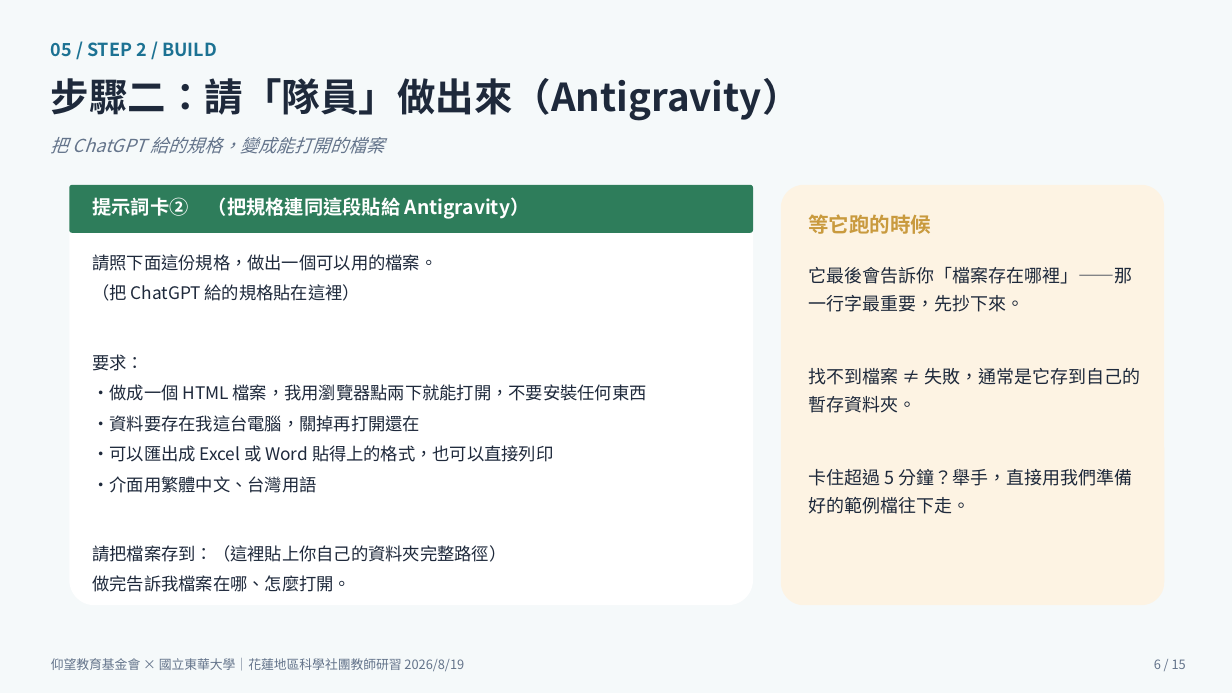
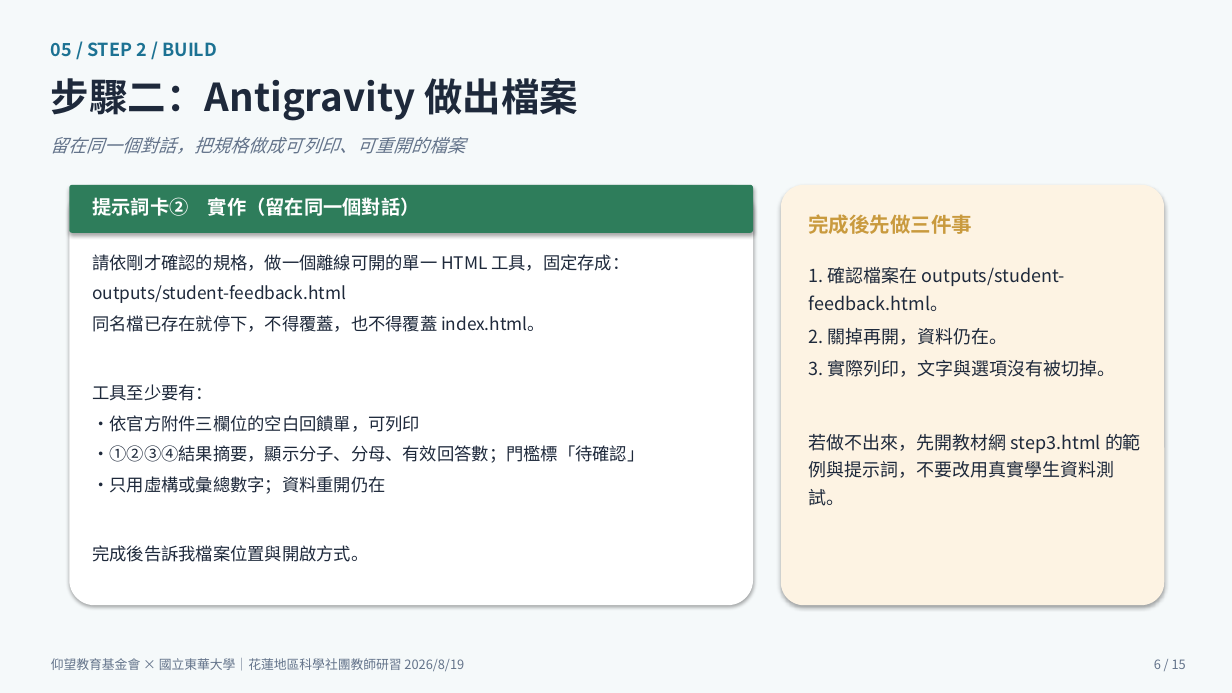
Before and after one commit to cwstedctw/sci-club-toolkit, a slide deck: slide 6 of part2-豐兆/20260819研習主講簡報_回饋單出席核銷_游豐兆.pptx. Drawn at 1232x693 pixels with LibreOffice and Linux fonts; fonts in the diff are those of the drawing. Boxes give left, top, right and bottom in pixels: in the first picture for what was removed or moved away, otherwise in the second. Text is boxed around its words. In the diff, an @@ line names an element or a change of style, - is before the commit and + after.

Commit message:
全教材自學化：補關 3–5、來源與規格範本，並對齊 8/13 定案流程
立霧 8/13 本機修正：16 份 HTML、GitHub 交接鏈、豐兆簡報與安裝講義。未部署。

```diff
--- a/part2-豐兆/20260819研習主講簡報_回饋單出席核銷_游豐兆.pptx
+++ b/part2-豐兆/20260819研習主講簡報_回饋單出席核銷_游豐兆.pptx
@@ text at (51, 78, 578, 121): text changed @@
-步驟二：請「隊員」做出來（Antigravity）
+步驟二：Antigravity 做出檔案
@@ text at (51, 137, 465, 154): text changed @@
-把 ChatGPT 給的規格，變成能打開的檔案
+留在同一個對話，把規格做成可列印、可重開的檔案
@@ text at (92, 197, 420, 216): text changed @@
-提示詞卡② （把規格連同這段貼給 Antigravity）
+提示詞卡② 實作（留在同一個對話）
@@ shadow on in 4 elements at (0, 0, 1232, 693), (69, 185, 753, 605), (69, 185, 753, 233), (781, 185, 1165, 605) @@
@@ text at (808, 214, 972, 234): text changed @@
-等它跑的時候
+完成後先做三件事
@@ text at (92, 254, 644, 562): text changed @@
-請照下面這份規格，做出一個可以用的檔案。
-（把 ChatGPT 給的規格貼在這裡）
-要求：
-・做成一個 HTML 檔案，我用瀏覽器點兩下就能打開，不要安裝任何東西
-・資料要存在我這台電腦，關掉再打開還在
-・可以匯出成 Excel 或 Word 貼得上的格式，也可以直接列印
-・介面用繁體中文、台灣用語
-請把檔案存到：（這裡貼上你自己的資料夾完整路徑）
-做完告訴我檔案在哪、怎麼打開。
+請依剛才確認的規格，做一個離線可開的單一 HTML 工具，固定存成：
+outputs/student-feedback.html
+同名檔已存在就停下，不得覆蓋，也不得覆蓋 index.html。
+工具至少要有：
+・依官方附件三欄位的空白回饋單，可列印
+・①②③④結果摘要，顯示分子、分母、有效回答數；門檻標「待確認」
+・只用虛構或彙總數字；資料重開仍在
+完成後告訴我檔案位置與開啟方式。
@@ text at (808, 267, 1141, 506): text changed @@
-它最後會告訴你「檔案存在哪裡」——那一行字最重要，先抄下來。
-找不到檔案 ≠ 失敗，通常是它存到自己的暫存資料夾。
-卡住超過 5 分鐘？舉手，直接用我們準備好的範例檔往下走。
+1. 確認檔案在 outputs/student-feedback.html。
+2. 關掉再開，資料仍在。
+3. 實際列印，文字與選項沒有被切掉。
+若做不出來，先開教材網 step3.html 的範例與提示詞，不要改用真實學生資料測試。
```
Also in this commit, not shown: 14 other slides changed, 33 other files.
